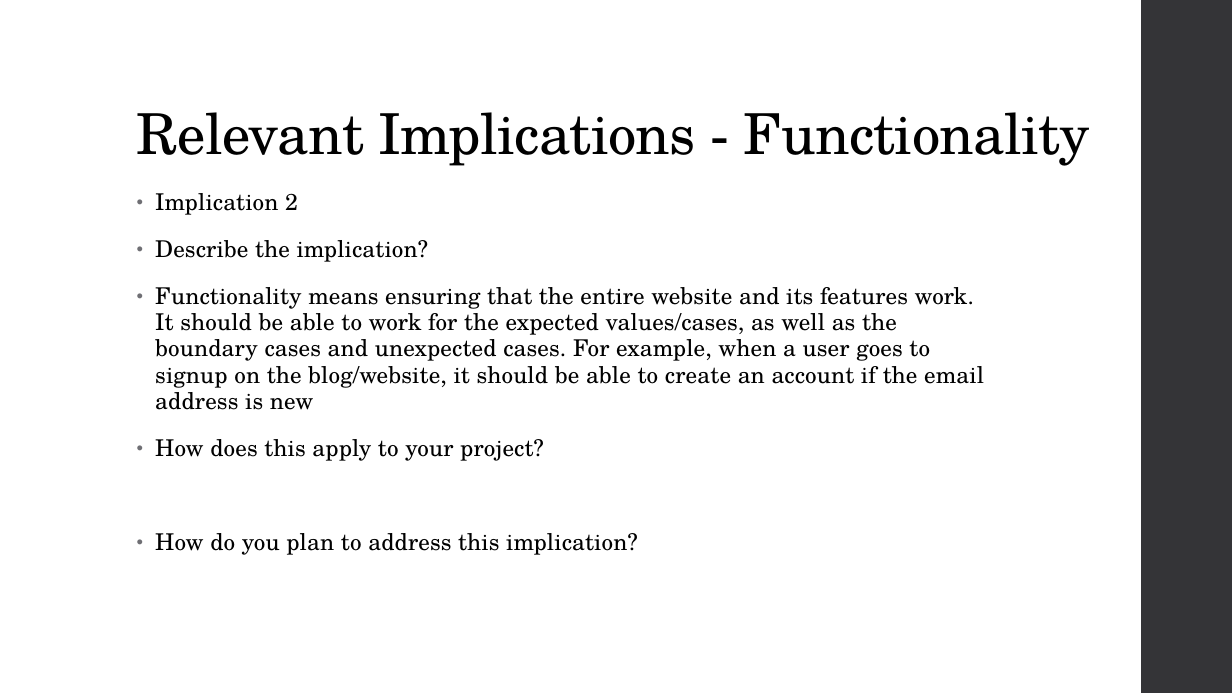
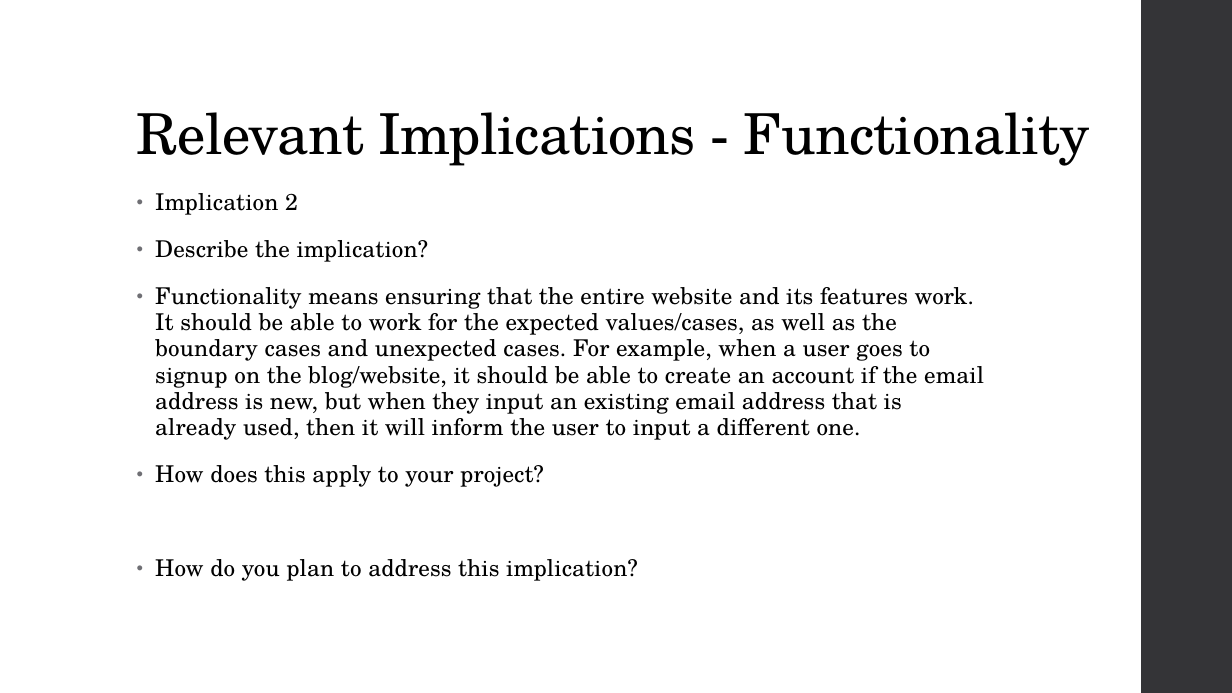
Before and after one commit to niuqaoJ-life/jollibee-fanpage, a slide deck: slide 9 of AS91903_91906_Evidence_Joaquin_Badenas.pptx. Drawn at 1232x693 pixels with LibreOffice and Linux fonts; fonts in the diff are those of the drawing. Boxes give left, top, right and bottom in pixels: in the first picture for what was removed or moved away, otherwise in the second. Text is boxed around its words. In the diff, an @@ line names an element or a change of style, - is before the commit and + after.

```diff
--- a/AS91903_91906_Evidence_Joaquin_Badenas.pptx
+++ b/AS91903_91906_Evidence_Joaquin_Badenas.pptx
@@ text at (155,287,984,440): text changed @@
-• Functionality means ensuring that the entire website and its features work. It should be able to work for the expected values/cases, as well as the boundary cases and unexpected cases. For example, when a user goes to signup on the blog/website, it should be able to create an account if the email address is new
+• Functionality means ensuring that the entire website and its features work. It should be able to work for the expected values/cases, as well as the boundary cases and unexpected cases. For example, when a user goes to signup on the blog/website, it should be able to create an account if the email address is new, but when they input an existing email address that is already used, then it will inform the user to input a different one.
```
Also in this commit, not shown: 1 other slide changed.
